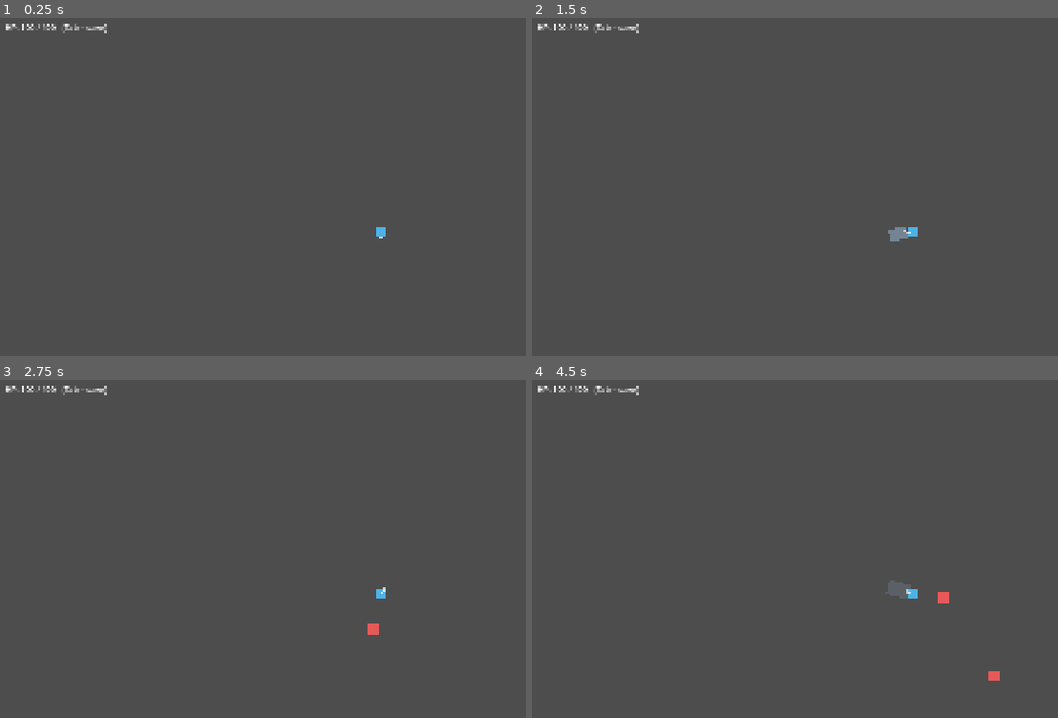
Above: before the commit, frames 1-4 (two rows, left to right).
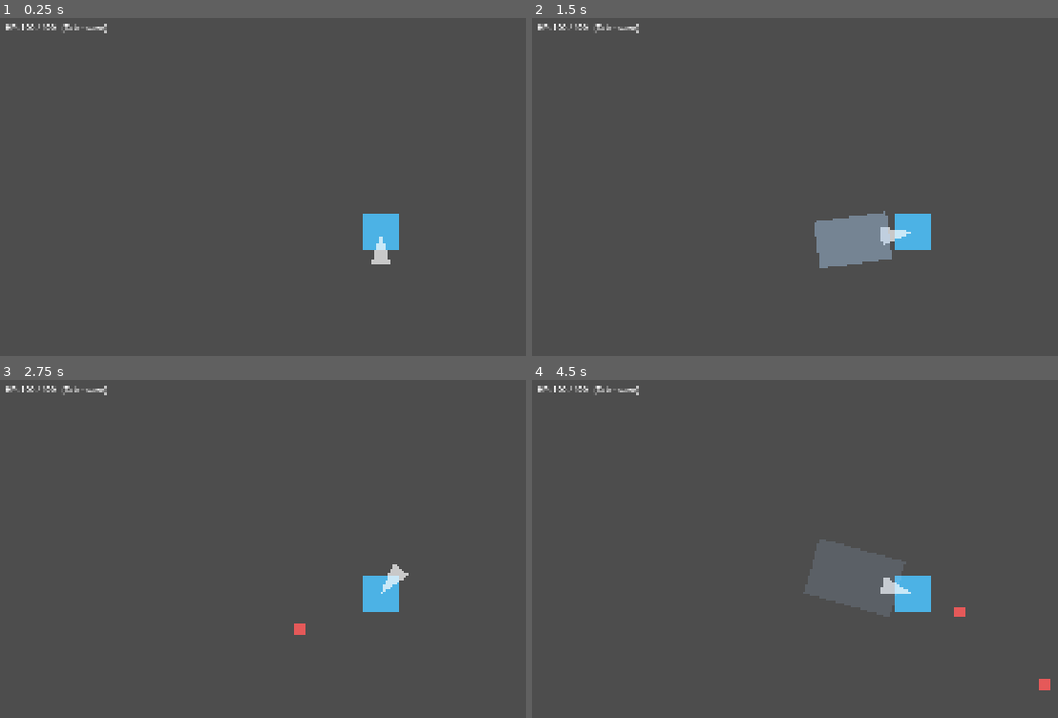
Above: after the commit, the same moments.

Repository: tomchang25/dash-and-slash
Game: Godot game, scene res://game/scenes/testbed/example_arpg_arena.tscn
Same seed, same stepped clock (60 frames per second), same inputs: the game is played once before the commit and once after it. This scene is started directly instead of the project's main scene.
Inputs (mouse positions are in pixels of both pictures, inside the frame that each line leads up to):
- Up to frame 1 (0.25 s): no input
- Up to frame 2 (1.5 s): tap Enter at 0.5 s; move the mouse to (outside the picture) at 0.52 s; press the mouse at (outside the picture) at 0.53 s; hold D (move_right) 0.53-1.25 s; release the mouse at (outside the picture) at 1.25 s; tap Space (dash) at 1.25 s; drag from (758, 254) to (910, 230) at 1.27 s
- Up to frame 3 (2.75 s): tap Enter at 2 s; move the mouse to (457, 498) at 2.02 s; hold D (move_right) from 2.03 s (still down); hold Shift (sprint) from 2.03 s (still down)
- Up to frame 4 (4.5 s): release D (move_right) at 2.75 s; release Shift (sprint) at 2.75 s; tap Space (dash) at 2.75 s; drag from (873, 680) to (684, 528) at 2.77 s; tap Enter at 3.5 s; move the mouse to (outside the picture) at 3.52 s; hold A (move_left) 3.53-4.25 s; tap Ctrl at 3.6 s; drag from (684, 528) to (910, 592) at 4.27 s

The runs differ from the first frame. In frame 1, 0.8% of the frame differs, in the area x 68-76%, y 57-73%; in frame 2, 2.7%; in frame 3, 0.9%; in frame 4, 3.8%, in the area x 51-99%, y 47-92%.

Commit message:
chore: increase player and enemy size

Diff:
--- a/game/entities/enemies/small_enemy.tscn
+++ b/game/entities/enemies/small_enemy.tscn
@@ -16,10 +16,10 @@
 [ext_resource type="Script" uid="uid://bcs8eblexbkwn" path="res://game/entities/enemies/states/small_enemy_staggered_state.gd" id="15_staggered_state"]
 
 [sub_resource type="RectangleShape2D" id="body_shape"]
-size = Vector2(28, 28)
+size = Vector2(112, 112)
 
 [sub_resource type="RectangleShape2D" id="hurt_shape"]
-size = Vector2(30, 30)
+size = Vector2(120, 120)
 
 [node name="SmallEnemy" type="CharacterBody2D" unique_id=694366884]
 collision_layer = 0
@@ -28,11 +28,11 @@
 
 [node name="Body" type="Polygon2D" parent="." unique_id=1340798399]
 color = Color(0.9, 0.4, 0.3, 1)
-polygon = PackedVector2Array(-14, -14, 14, -14, 14, 14, -14, 14)
+polygon = PackedVector2Array(-56, -56, 56, -56, 56, 56, -56, 56)
 
 [node name="FacingArrow" type="Polygon2D" parent="." unique_id=1441693777]
 color = Color(1, 0.8, 0.2, 0.7)
-polygon = PackedVector2Array(0, 0, -5, 16, 5, 16)
+polygon = PackedVector2Array(0, 0, -20, 64, 20, 64)
 
 [node name="CollisionShape2D" type="CollisionShape2D" parent="." unique_id=1236867143]
 shape = SubResource("body_shape")
--- a/game/entities/player/player.gd
+++ b/game/entities/player/player.gd
@@ -6,16 +6,16 @@
 class_name Player
 extends Entity
 
-const MOVE_SPEED := 220.0
-const DASH_SPEED := 500.0
+const MOVE_SPEED := 440.0
+const DASH_SPEED := 1000.0
 const DASH_DURATION := 0.2
 const DASH_COOLDOWN := 2.0
 const ATTACK_DURATION := 0.25
 const NORMAL_ATTACK_DAMAGE := 10.0
 const DASH_ATTACK_DAMAGE := 15.0
-const ATTACK_RANGE := 38.0
-const ATTACK_CAPSULE_RADIUS := 16.0
-const ATTACK_CAPSULE_HEIGHT := 52.0
+const ATTACK_RANGE := 152.0
+const ATTACK_CAPSULE_RADIUS := 64.0
+const ATTACK_CAPSULE_HEIGHT := 208.0
 
 # -- Exports --------------------------------------------------------------------
 @export var attack_sfx_event: SpatialAudioEvent
--- a/game/entities/player/player.tscn
+++ b/game/entities/player/player.tscn
@@ -12,17 +12,17 @@
 [ext_resource type="Script" uid="uid://bofs7pwabjrml" path="res://game/entities/player/states/player_dash_state.gd" id="10_dash_state"]
 
 [sub_resource type="CircleShape2D" id="body_shape"]
-radius = 14.0
+radius = 56.0
 
 [sub_resource type="CircleShape2D" id="hurt_shape"]
-radius = 16.0
+radius = 64.0
 
 [sub_resource type="CapsuleShape2D" id="attack_shape"]
-radius = 16.0
-height = 52.0
+radius = 64.0
+height = 208.0
 
 [sub_resource type="RectangleShape2D" id="dash_shape"]
-size = Vector2(64, 36)
+size = Vector2(256, 144)
 
 [node name="Player" type="CharacterBody2D" unique_id=1806983416]
 collision_layer = 0
@@ -32,14 +32,14 @@
 
 [node name="Body" type="Polygon2D" parent="." unique_id=863972589]
 color = Color(0.3, 0.7, 0.9, 1)
-polygon = PackedVector2Array(-12, -12, 12, -12, 12, 12, -12, 12)
+polygon = PackedVector2Array(-48, -48, 48, -48, 48, 48, -48, 48)
 
 [node name="CollisionShape2D" type="CollisionShape2D" parent="." unique_id=950988100]
 shape = SubResource("body_shape")
 
 [node name="FacingArrow" type="Polygon2D" parent="." unique_id=135999653]
 color = Color(1, 1, 1, 0.7)
-polygon = PackedVector2Array(0, 0, -6, 20, 6, 20)
+polygon = PackedVector2Array(0, 0, -24, 80, 24, 80)
 
 [node name="Health" type="Node" parent="." unique_id=1228953014]
 script = ExtResource("2_health")
@@ -74,7 +74,7 @@
 [node name="AttackVfx" type="Polygon2D" parent="." unique_id=1423578965]
 visible = false
 color = Color(0.7, 0.85, 1, 0.5)
-polygon = PackedVector2Array(-18, -28, 18, -28, 18, 28, -18, 28)
+polygon = PackedVector2Array(-72, -112, 72, -112, 72, 112, -72, 112)
 
 [node name="StateMachine" type="Node" parent="." unique_id=2063022238 node_paths=PackedStringArray("initial_state")]
 script = ExtResource("6_sm")
